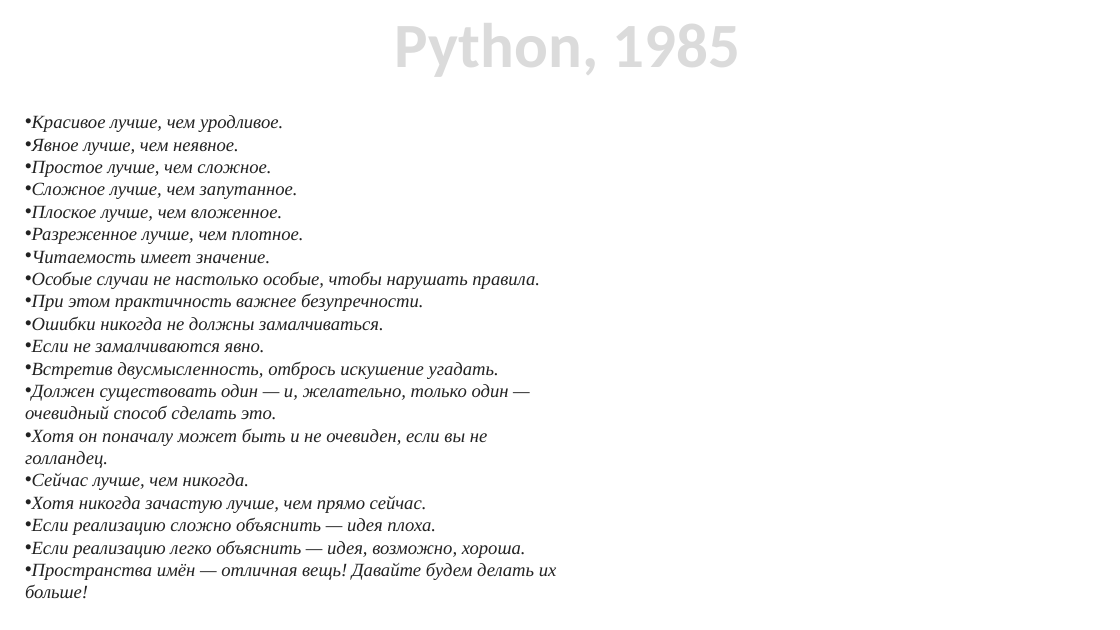
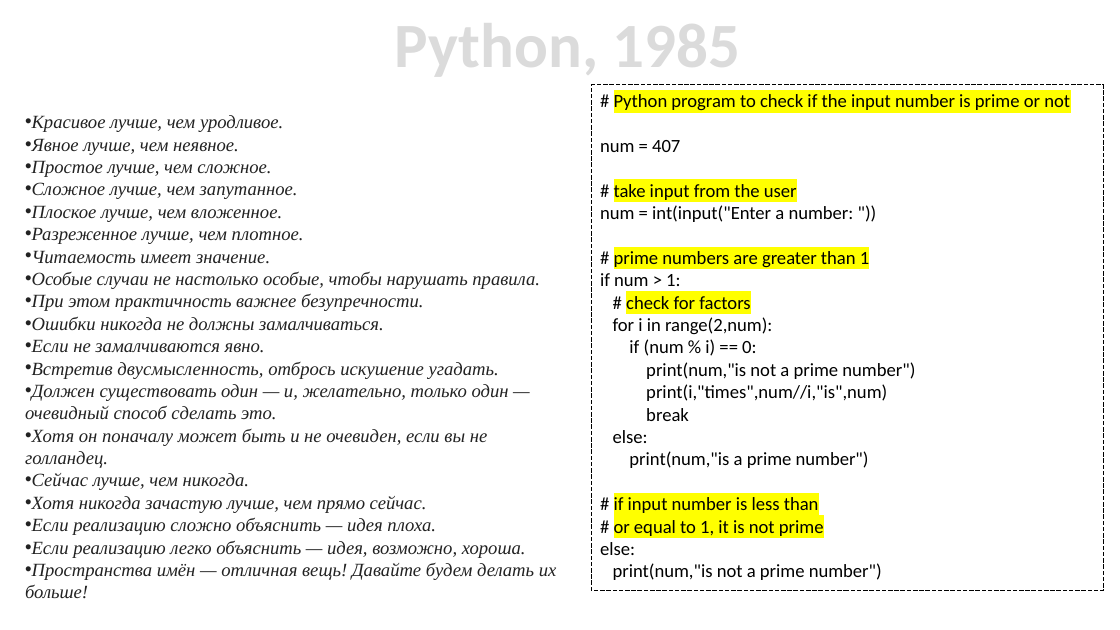
Before and after one commit to ukoloff/cfgram, a slide deck: slide 16 of slides/01 Intro.pptx (slide 14 before the commit). Drawn at 1120x630 pixels with LibreOffice and Linux fonts; fonts in the diff are those of the drawing. Boxes give left, top, right and bottom in pixels: in the first picture for what was removed or moved away, otherwise in the second. Text is boxed around its words. In the diff, an @@ line names an element or a change of style, - is before the commit and + after.

```diff
--- a/slides/01 Intro.pptx
+++ b/slides/01 Intro.pptx
@@ rectangle added at <box>592,85,1103,591</box>, outline #000000 0.75 pt dashed, 16 pt, text #000000 @@
+# Python program to check if the input number is prime or not
+num = 407
+# take input from the user
+num = int(input("Enter a number: "))
+# prime numbers are greater than 1
+if num > 1:
+# check for factors
+for i in range(2,num):
+if (num % i) == 0:
+print(num,"is not a prime number")
+print(i,"times",num//i,"is",num)
+break
+else:
+print(num,"is a prime number")
+# if input number is less than
+# or equal to 1, it is not prime
+else:
+print(num,"is not a prime number")
```
Also in this commit, not shown: 13 other slides changed, 13 slides added, 5 slides removed.
